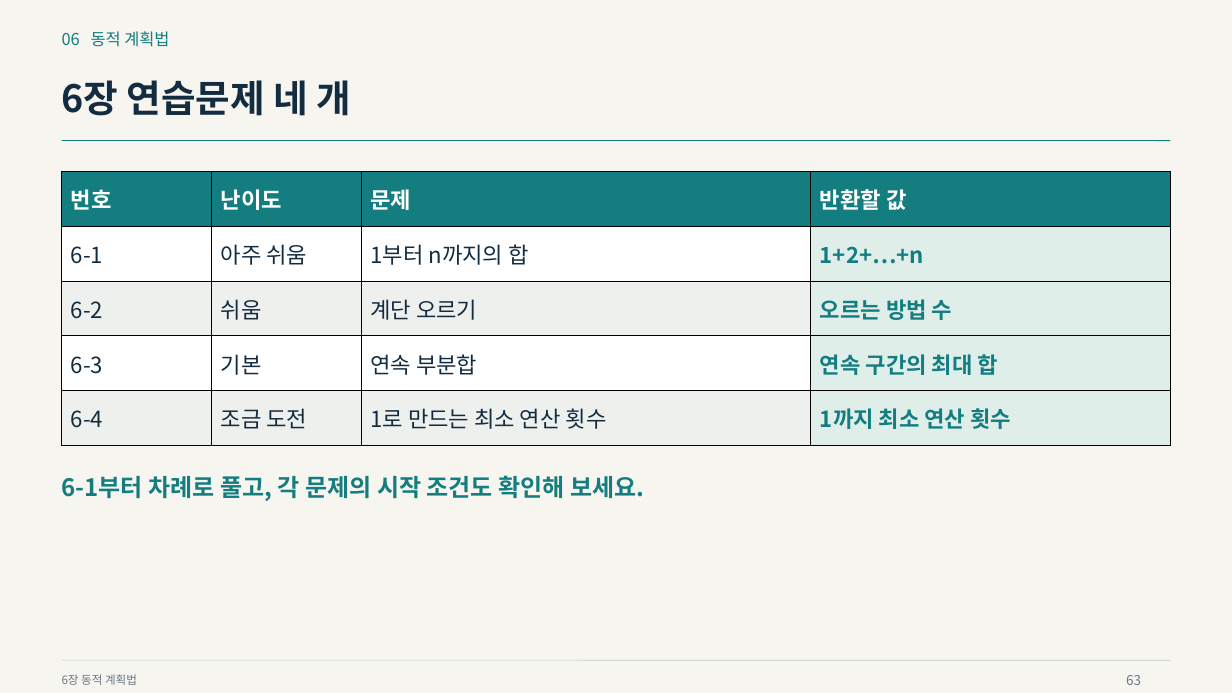
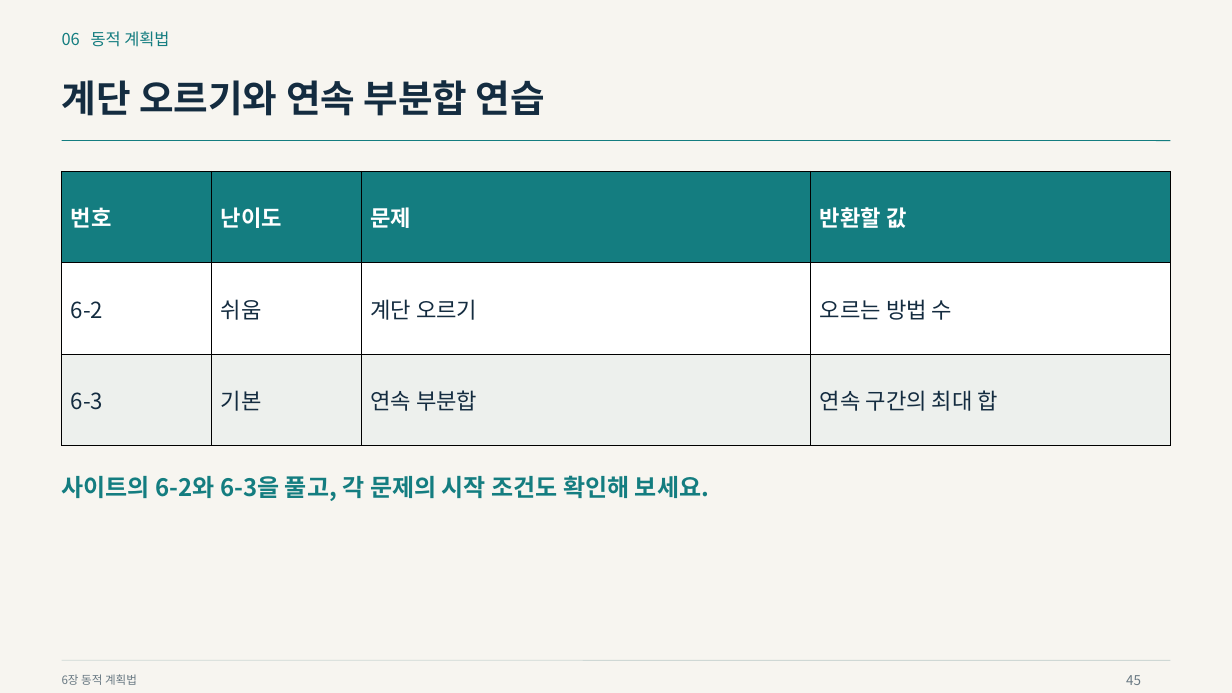
Before and after one commit to Sangdon-Park/Sangdon-Park.github.io, a slide deck: slide 45 of data/알고리즘/6장_동적_계획법.pptx (slide 63 before the commit). Drawn at 1232x693 pixels with LibreOffice and Linux fonts; fonts in the diff are those of the drawing. Boxes give left, top, right and bottom in pixels: in the first picture for what was removed or moved away, otherwise in the second. Text is boxed around its words. In the diff, an @@ line names an element or a change of style, - is before the commit and + after.

```diff
--- a/data/알고리즘/6장_동적_계획법.pptx
+++ b/data/알고리즘/6장_동적_계획법.pptx
@@ text at (62,80,545,116): text changed @@
-6장 연습문제 네 개
+계단 오르기와 연속 부분합 연습
@@ table at (62,171,1170,445) @@
-row 2: 6-1 | 아주 쉬움 | 1부터 n까지의 합 | 1+2+…+n
-row 5: 6-4 | 조금 도전 | 1로 만드는 최소 연산 횟수 | 1까지 최소 연산 횟수
@@ text at (62,475,709,501): text changed @@
-6-1부터 차례로 풀고, 각 문제의 시작 조건도 확인해 보세요.
+사이트의 6-2와 6-3을 풀고, 각 문제의 시작 조건도 확인해 보세요.
@@ text at (1126,675,1141,685): text changed @@
-63
+45
```
Also in this commit, not shown: 43 other slides changed, 18 slides removed, 5 other files.
